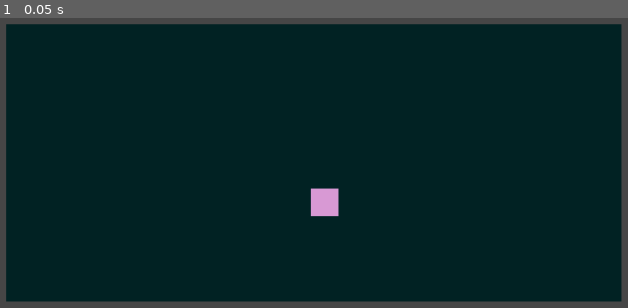
Above: before the commit, frame 1.
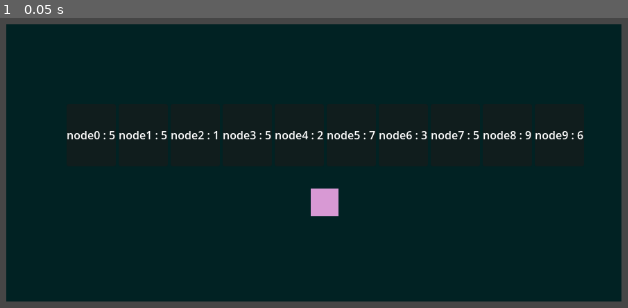
Above: after the commit, the same moment.

Repository: Nat00n/2026-UG-Project
Game: Godot game, scene res://scenes/main.tscn
The game is run twice, just before and just after one commit, with the same random seed, the same clock (stepped at 60 frames per second) and the same inputs.
Inputs:
- Up to frame 1 (0.05 s): no input

The runs differ from the first frame. In frame 1, 1.3% of the frame differs, in the area x 10-93%, y 38-43%.

Commit message:
nodes visualisation

Diff:
--- a/scenes/IDE.tscn
+++ b/scenes/IDE.tscn
@@ -2,7 +2,11 @@
 
 [ext_resource type="Script" uid="uid://drou7y54sj3e4" path="res://scripts/IDE.gd" id="1_q0psu"]
 
-[sub_resource type="SyntaxHighlighter" id="SyntaxHighlighter_dnq1y"]
+[sub_resource type="CodeHighlighter" id="CodeHighlighter_dnq1y"]
+number_color = Color(0.70980394, 0.80784315, 0.65882355, 1)
+symbol_color = Color(0.83137256, 0.83137256, 0.83137256, 1)
+function_color = Color(0.8627451, 0.8627451, 0.6666667, 1)
+member_variable_color = Color(0.6117647, 0.8627451, 0.99607843, 1)
 
 [node name="CanvasLayer" type="CanvasLayer" unique_id=1106617920]
 offset = Vector2(115, 60)
@@ -54,13 +58,22 @@
 layout_mode = 2
 size_flags_vertical = 3
 size_flags_stretch_ratio = 5.0
-syntax_highlighter = SubResource("SyntaxHighlighter_dnq1y")
+indent_wrapped_lines = true
+syntax_highlighter = SubResource("CodeHighlighter_dnq1y")
 highlight_all_occurrences = true
 highlight_current_line = true
+draw_tabs = true
 gutters_draw_line_numbers = true
+code_completion_enabled = true
+indent_automatic = true
+auto_brace_completion_enabled = true
+auto_brace_completion_highlight_matching = true
 
 [node name="OutputBox" type="RichTextLabel" parent="Panel/VSplitContainer" unique_id=950649561]
 layout_mode = 2
 size_flags_vertical = 3
+focus_mode = 2
+bbcode_enabled = true
+selection_enabled = true
 
 [connection signal="pressed" from="Panel/VSplitContainer/HSplitContainer/CloseButton" to="." method="_on_close_button_pressed"]
--- a/scenes/Interactable.tscn
+++ b/scenes/Interactable.tscn
@@ -2,9 +2,16 @@
 
 [ext_resource type="Script" uid="uid://buurr3hfxrsng" path="res://scripts/interactable.gd" id="1_c6f01"]
 
+[sub_resource type="RectangleShape2D" id="RectangleShape2D_c6f01"]
+size = Vector2(37.4875, 38.855)
+
 [node name="Interactable" type="Area2D" unique_id=1779530000]
 script = ExtResource("1_c6f01")
 objectName = "Bob"
+
+[node name="CollisionShape2D" type="CollisionShape2D" parent="." unique_id=577107706]
+position = Vector2(19.25625, 20.5725)
+shape = SubResource("RectangleShape2D_c6f01")
 
 [node name="visual" type="ColorRect" parent="." unique_id=615142832]
 offset_right = 40.0
@@ -17,3 +24,16 @@
 offset_right = 98.0
 offset_bottom = -4.0
 text = "[LMB] Open Editor"
+
+[node name="nodeDisplay" type="HBoxContainer" parent="." unique_id=150888121]
+anchors_preset = 8
+anchor_left = 0.5
+anchor_top = 0.5
+anchor_right = 0.5
+anchor_bottom = 0.5
+offset_left = -145.0
+offset_top = -122.0
+offset_right = 186.0
+offset_bottom = -31.394997
+grow_horizontal = 2
+grow_vertical = 2
--- a/scripts/IDE.gd
+++ b/scripts/IDE.gd
@@ -7,7 +7,8 @@
 @onready var runButton: Button = $Panel/VSplitContainer/HSplitContainer/RunButton
 @onready var closeButton: Button = $Panel/VSplitContainer/HSplitContainer/CloseButton
 
-var talkCallback
+var _talkCallback
+var _currentObject
 
 func _ready():
 
@@ -17,25 +18,58 @@
 	runButton.pressed.connect(run)
 
 	if OS.has_feature("web"):
-		talkCallback = JavaScriptBridge.create_callback(talk)
-		JavaScriptBridge.get_interface("window").godotTalk = talkCallback
+		_talkCallback = JavaScriptBridge.create_callback(talk)
+		JavaScriptBridge.get_interface("window").godotTalk = _talkCallback
+
+func talk(args): # test function to see that the python -> JavaScript -> Godot bridge works
+	outputRCT.append_text(str(args[0]) + "\n")
 
 
-func talk(args):
-	var msg = str(args[0])
-	outputRCT.append_text(msg + "\n")
+func open(objectName: String, interactable):
+	_currentObject = interactable
 
-
-func open(objectName: String):
 	outputRCT.clear()
 	outputRCT.append_text("--- %s ---\n" % objectName)
+
+	_registerPythonFunctions()
+
 	panel.visible = true
 
+func _registerPythonFunctions():
+	JavaScriptBridge.eval("""
+		window.gdReadNode = function(index) {
+			return window._gdReadCallback ? window._gdReadCallback(index) : "not ready";
+		};
+		window.gdSelectNode = function(index) {
+			return window._gdSelectCallback ? window._gdSelectCallback(index) : "not ready";
+		};
+	""")
+
+	# Wire up GDScript callbacks
+	var read_cb = JavaScriptBridge.create_callback(
+		func(args):
+			var idx = int(args[0])
+			var result = _currentObject.read_node(idx)
+			JavaScriptBridge.get_interface("window").set("_lastReadResult", result)
+	)
+	var select_cb = JavaScriptBridge.create_callback(
+		func(args):
+			var idx = int(args[0])
+			var result = _currentObject.select_node(idx)
+			JavaScriptBridge.get_interface("window").set("_lastSelectResult", result)
+	)
+	JavaScriptBridge.get_interface("window").set("_gdReadCallback", read_cb)
+	JavaScriptBridge.get_interface("window").set("_gdSelectCallback", select_cb)
 
 func run():
 
 	outputRCT.clear()
 	outputRCT.append_text("running : \n")
+
+	var nodesStr = "["
+	for n in _currentObject.dataNodes:
+		nodesStr += '{"name": "%s", "value": %d},' % [n["name"], n["value"]]
+	nodesStr += "]"
 
 	var code = inputCE.get_text()
 
@@ -50,6 +84,27 @@
 
 sys.stdout = GodotOutput()
 sys.stderr = GodotOutput()
+
+dataNodes = """ + nodesStr + """
+
+# Custom functions
+def read(index):
+	if index < 0 or index >= len(dataNodes):
+		talk("Error: index " + str(index) + " out of range")
+		return None
+	node = dataNodes[index]
+	result = node["name"] + " = " + str(node["value"])
+	talk(result)
+	return node["value"]
+
+def select(index):
+	if index < 0 or index >= len(dataNodes):
+		talk("Error: index " + str(index) + " out of range")
+		return None
+	talk("__select__:" + str(index))
+	node = dataNodes[index]
+	talk("Selected: " + node["name"] + " (value: " + str(node["value"]) + ")")
+	return node["value"]
 
 """ + code
 
--- a/scripts/interactable.gd
+++ b/scripts/interactable.gd
@@ -2,13 +2,48 @@
 
 @onready var hoverLabel: Label = $hoverLabel
 @onready var visual: ColorRect = $visual
-@export var objectName: String = "new"
+@onready var nodeDisplay: HBoxContainer = $nodeDisplay
+@export var objectName: String = "object"
 
 var _hovered := false
 var _popup: CanvasLayer
+var _selectedIndex :int = -1
+var dataNodes: Array = []
+var cardNodes: Array = []
+var swapQueue: Array = []
+var isAnimating : bool = false
 
 func _ready():
 	hoverLabel.visible = false
+
+	for i in range(10):
+		dataNodes.append({
+			"name":"node%d" % i,
+			"value": randi_range(1,10)
+		})
+
+	_buildDisplay()
+
+func _buildDisplay():
+	for child in nodeDisplay.get_children():
+		child.queue_free()
+	cardNodes.clear()
+
+	for i in range(dataNodes.size()):
+		var node = dataNodes[i]
+		var card = PanelContainer.new()
+		var label = Label.new()
+		label.text = "%s : %d" % [node["name"], node["value"]]
+		label.horizontal_alignment = HORIZONTAL_ALIGNMENT_CENTER
+		card.add_child(label)
+		nodeDisplay.add_child(card)
+		cardNodes.append(card)
+
+		if i == _selectedIndex:
+			label.add_theme_color_override("font_color", Color.YELLOW)
+
+		card.add_child(label)
+		nodeDisplay.add_child(card)
 
 func _process(_delta):
 	var mouse = get_global_mouse_position()
@@ -23,9 +58,15 @@
 func _input(event):
 	if _hovered and event is InputEventMouseButton:
 		if event.button_index == MOUSE_BUTTON_LEFT and event.pressed:
-			print("clicked")
 			if _popup:
-				print("popup exists")
-				_popup.open(objectName)
-			else:
-				print("popup is null")
+				_popup.open(objectName, self)
+
+func readNode(index: int) -> String:
+	if index < 0 or index >= dataNodes.size():
+		return "Error: index %d out of range" % index
+	var node = dataNodes[index]
+	return "%s = %d" % [node["name"], node["value"]]
+
+func selectNode(index: int):
+	_selectedIndex = index
+	_buildDisplay()
Not shown, changed: TaskTrain.pck
